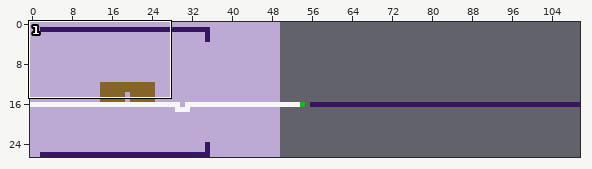
Tiled map (JSON) -- src/maps/demo_map_joel.json. Above, an overview of the earlier version with the close-up marked.
Close-up. Old version:
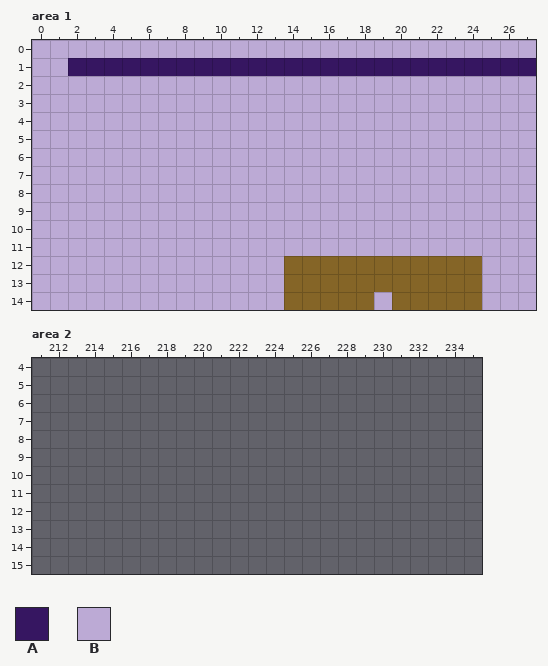
Cells are 32x32 px. Shown: area 1 x 0..27, y 0..14; area 2 x 211..235, y 4..15. The commit also changed other parts of the map, which this record leaves out. The old version is drawn lined up with the new one.
Key: from "basic": A 2, B 3.
_ is an empty cell.
Layers that did not change in this view are not listed.
Layer "Walkable" before, area 1, first column x 0:
 0 ____________________________
 1 __AAAAAAAAAAAAAAAAAAAAAAAAAA
 2 B___BBBBB________BBBBBBBBBBB
 3 ______________________BBBBBB
 4 _____________________BBB____
 5 ____________________________
 6 ___________________________B
 7 ___________________________B
 8 ____________________________
 9 ___B__BB__________________BB
10 ___B________________________
11 ___B________________________
12 ___B________________________
13 ___B___B____________________
14 ___BBBBB____________________
After:
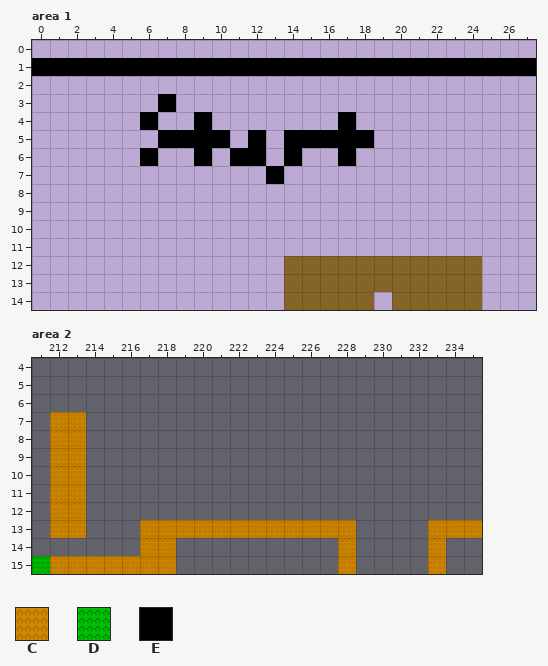
Further tiles: from "TerrainAlpha": C 2, D 3; from "basic": E 6.
Tiles of an added or newly shown layer are drawn over the layers below it.
The exact change:
Changed rows in their new state; . is an unchanged cell.
map size 112x64 -> 272x64 cells
Layer "Cues" (now shown), area 1:
first column x 0:
 1 EEEEEEEEEEEEEEEEEEEEEEEEEEEE
 3 .......E....................
 4 ......E..E.......E..........
 5 .......EEEE.E.EEEEE.........
 6 ......E..E.EE.E..E..........
 7 .............E..............
Layer "Walkable" (now hidden), area 1:
first column x 2:
 1 __________________________
Layer "AlphaTerrain", area 2:
first column x 211:
 7 .CC......................
 8 .CC......................
 9 .CC......................
10 .CC......................
11 .CC......................
12 .CC......................
13 .CC...CCCCCCCCCCCC....CCC
14 ......CC.........C....C..
15 DCCCCCCC.........C....C..
